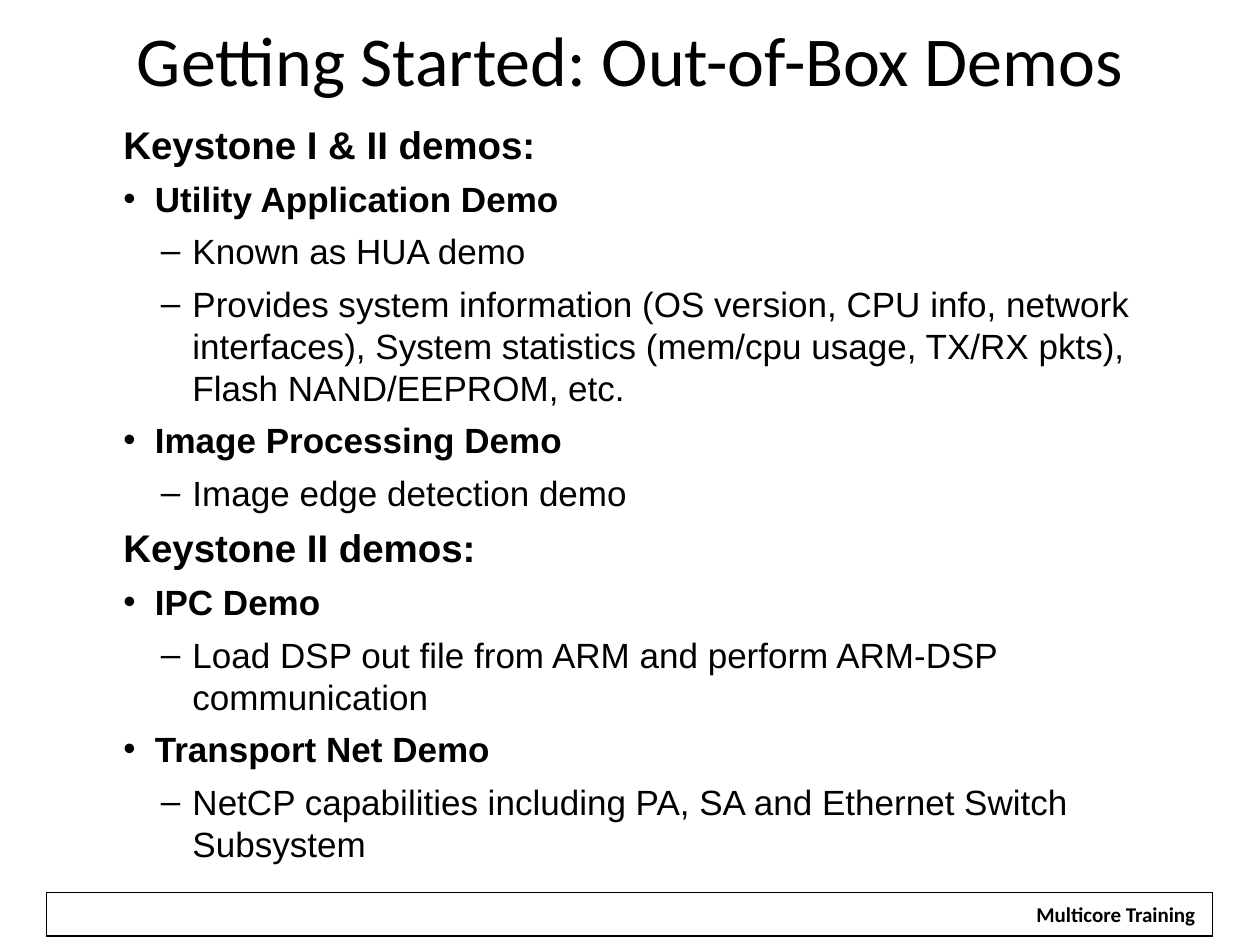
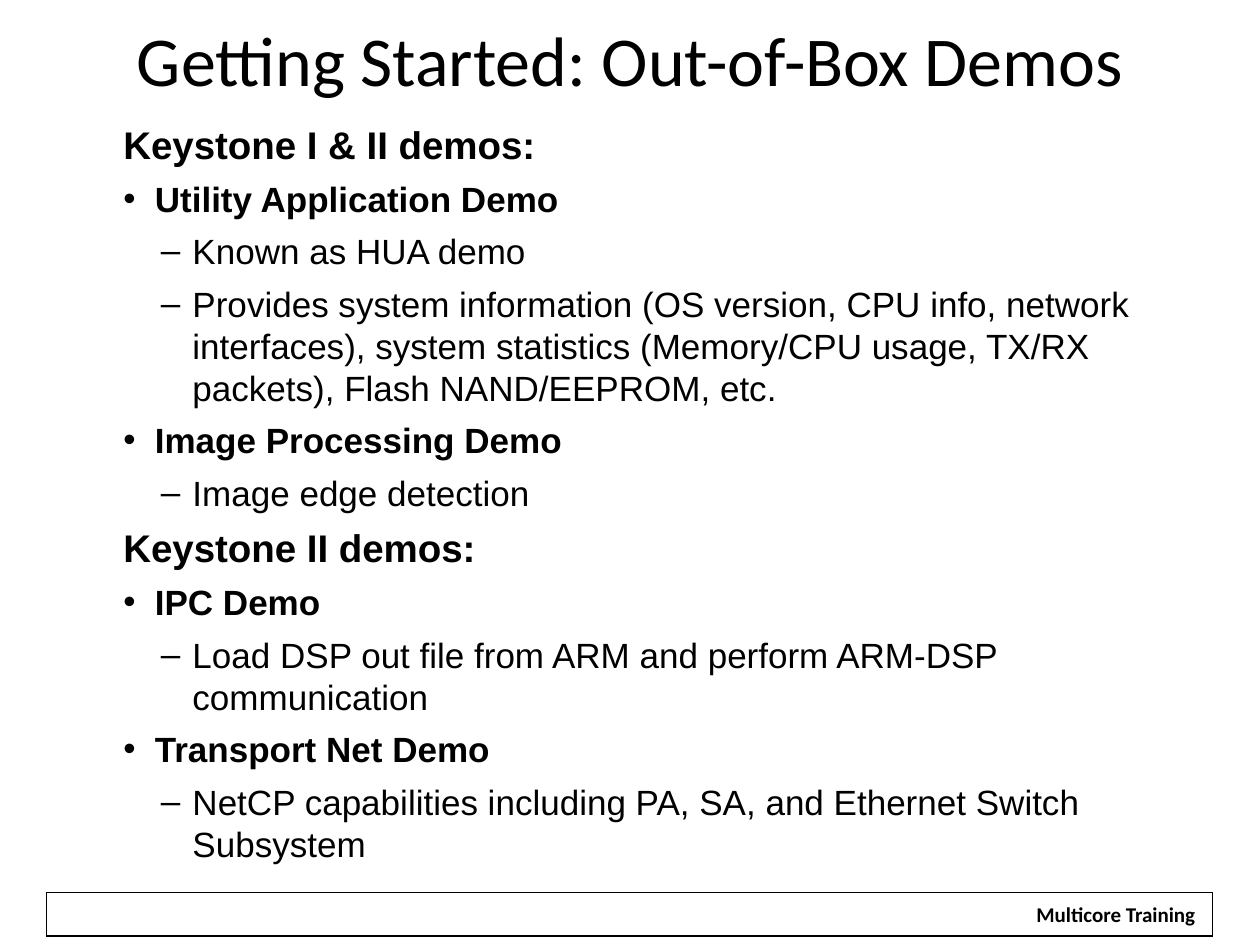
Before and after one commit to hari1989/keystone-workshop, a slide deck: slide 50 of slides/KeyStone SW Overview.pptx (slide 49 before the commit). Drawn at 1260x945 pixels with LibreOffice and Linux fonts; fonts in the diff are those of the drawing; background and template pictures are left out. Boxes give left, top, right and bottom in pixels: in the first picture for what was removed or moved away, otherwise in the second. Text is boxed around its words. In the diff, an @@ line names an element or a change of style, - is before the commit and + after.

```diff
--- a/slides/KeyStone SW Overview.pptx
+++ b/slides/KeyStone SW Overview.pptx
@@ text at [192, 291, 1129, 408]: text changed @@
-      – Provides system information (OS version, CPU info, network interfaces), System statistics (mem/cpu usage, TX/RX pkts), Flash NAND/EEPROM, etc.
+      – Provides system information (OS version, CPU info, network interfaces), system statistics (Memory/CPU usage, TX/RX packets), Flash NAND/EEPROM, etc.
@@ text at [192, 480, 529, 513]: text changed @@
-      – Image edge detection demo
+      – Image edge detection
@@ text at [192, 789, 1079, 864]: text changed @@
-      – NetCP capabilities including PA, SA and Ethernet Switch Subsystem
+      – NetCP capabilities including PA, SA, and Ethernet Switch Subsystem
```
Also in this commit, not shown: 19 other slides changed, 1 slide added, 7 other files.
